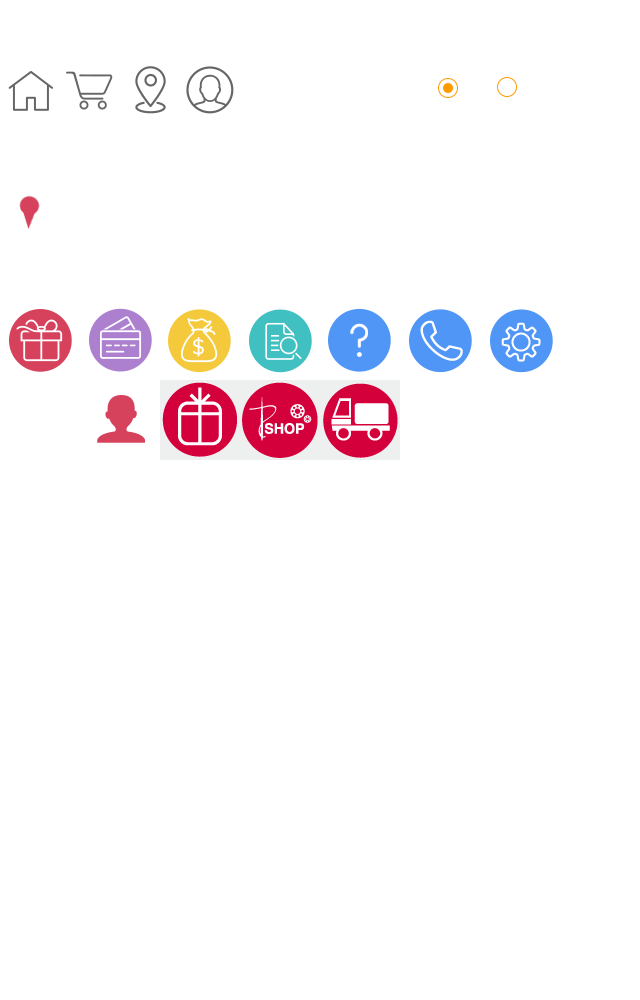
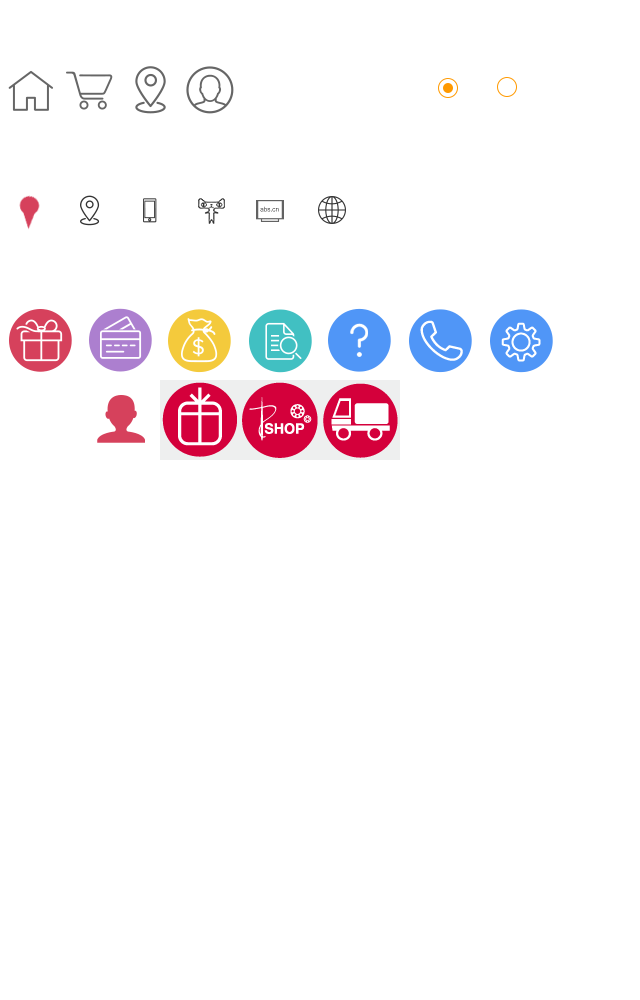
The second (640, 1000) image is a revision of the first. Changes to its layers:
renamed "图层 13" to "图层 21", painted on it over [80, 195, 346, 226]
removed layer "图层 10" over [80, 195, 346, 226]
